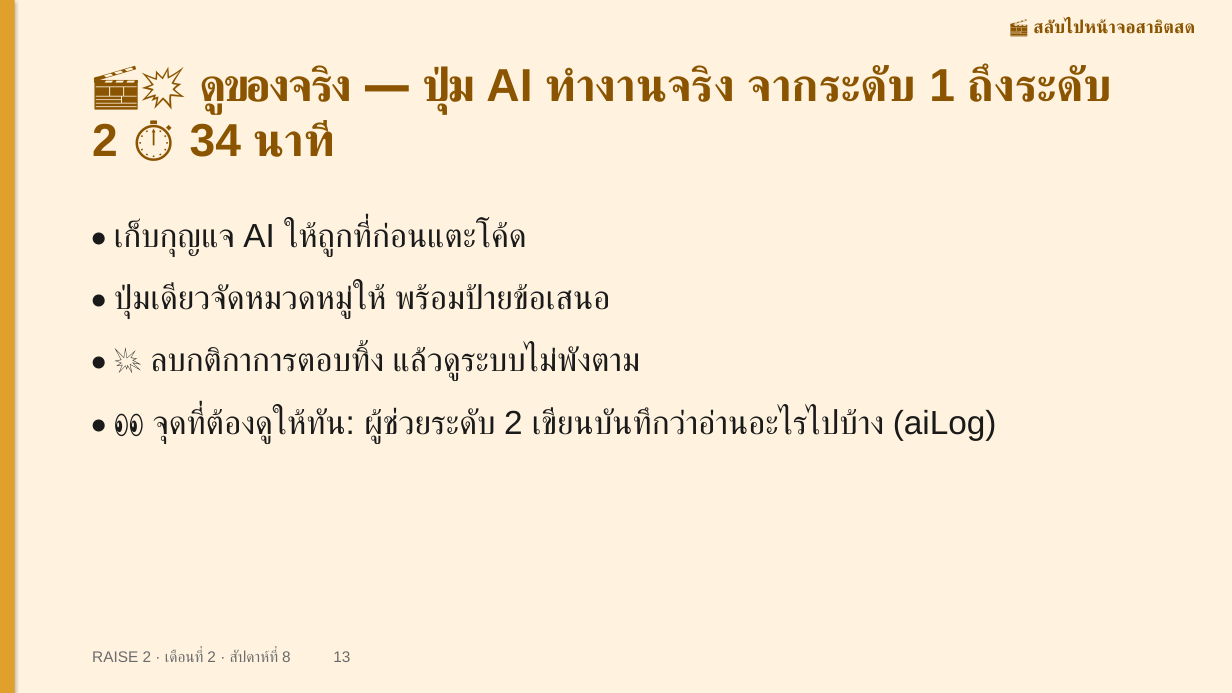
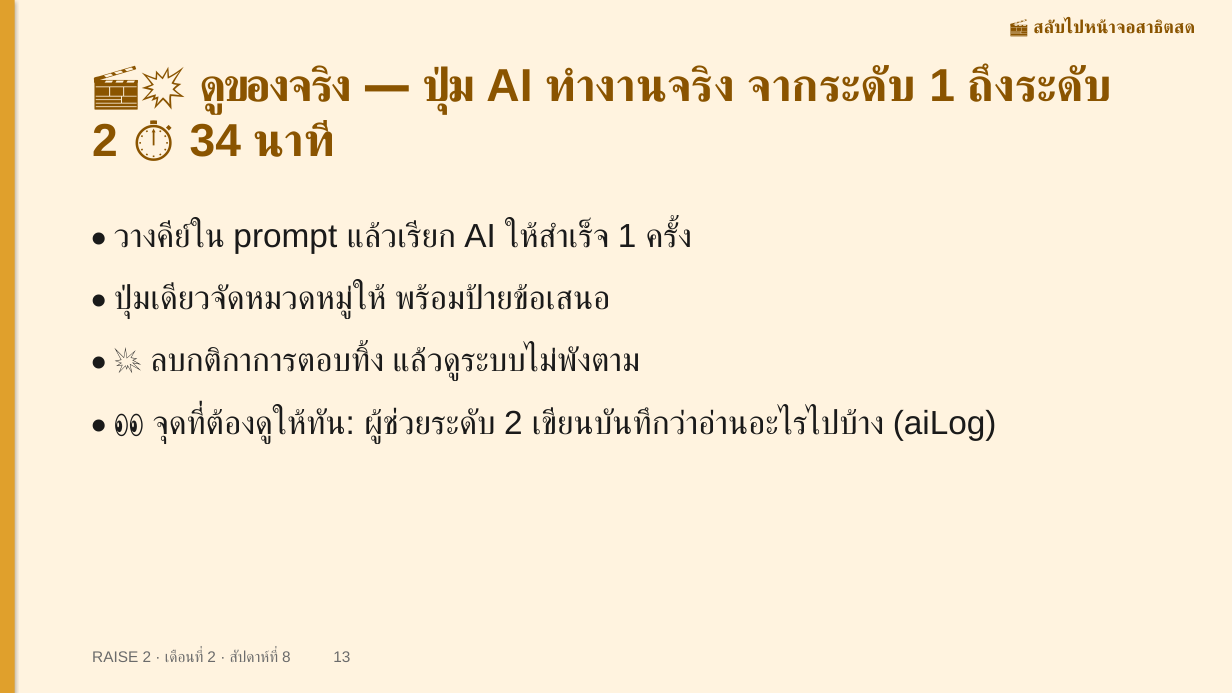
Before and after one commit to cnacha-mfu/raise2-module2, a slide deck: slide 13 of materials/week8/w8-slides.pptx. Drawn at 1232x693 pixels with LibreOffice and Linux fonts; fonts in the diff are those of the drawing. Boxes give left, top, right and bottom in pixels: in the first picture for what was removed or moved away, otherwise in the second. Text is boxed around its words. In the diff, an @@ line names an element or a change of style, - is before the commit and + after.

```diff
--- a/materials/week8/w8-slides.pptx
+++ b/materials/week8/w8-slides.pptx
@@ text at bbox=[114, 222, 692, 253]: text changed @@
-• เก็บกุญแจ AI ให้ถูกที่ก่อนแตะโค้ด
+• วางคีย์ใน prompt แล้วเรียก AI ให้สำเร็จ 1 ครั้ง
```
Also in this commit, not shown: 3 other slides changed, 1 slide added, 1 slide removed, 9 other files.
